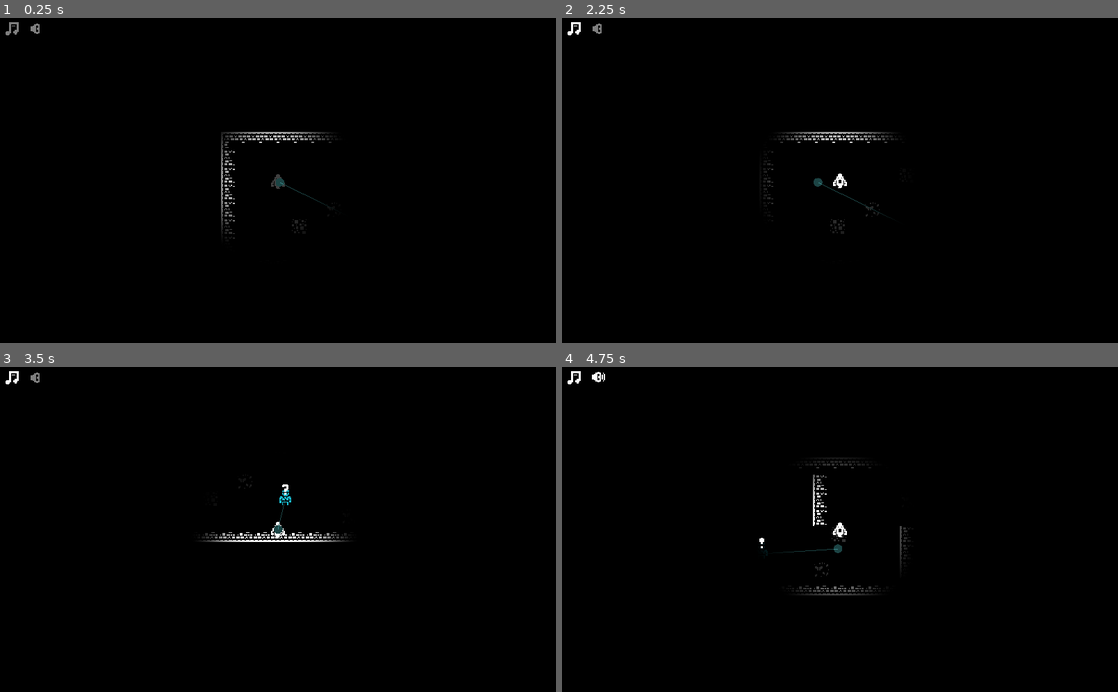
Above: before the commit, frames 1-4 (two rows, left to right).
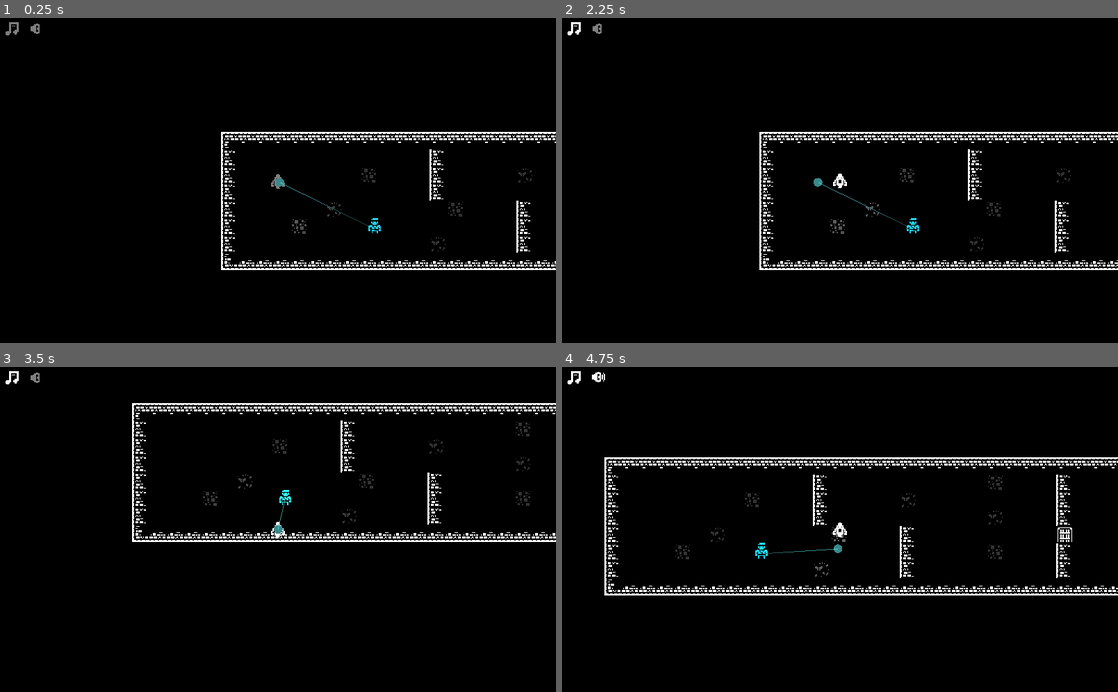
Above: after the commit, the same moments.

Repository: skarnl/miziziz-game-jam-2020
Game: Godot game, scene res://game/game.tscn
Same seed, same stepped clock (60 frames per second), same inputs: the game is played once before the commit and once after it. Sound files missing from this copy of the repository are replaced by a short silence.
Inputs (mouse positions are in pixels of both pictures, inside the frame that each line leads up to):
- Up to frame 1 (0.25 s): no input
- Up to frame 2 (2.25 s): click (600, 31) at 0.5 s; click (573, 31) at 1.25 s; tap Enter at 2 s; hold Right (ui_right) from 2.03 s (still down); hold Space (attack) from 2.03 s (still down)
- Up to frame 3 (3.5 s): release Right (ui_right) at 2.78 s; release Space (attack) at 2.78 s; hold Down (ui_down) from 2.78 s (still down); tap E (possess) at 2.85 s
- Up to frame 4 (4.75 s): release Down (ui_down) at 3.53 s; hold Right (ui_right) 3.53-4.28 s; hold Space (attack) 3.53-4.28 s; hold Up (ui_up) from 4.28 s (still down); tap E (possess) at 4.35 s

The runs differ from the first frame. In frame 1, 2.6% of the frame differs, in the area x 39-100%, y 35-78%; in frame 2, 2.7%; in frame 3, 3.0%; in frame 4, 3.8%, in the area x 7-100%, y 27-71%.
Error after the commit: Parse Error: The identifier "AlertManager" isn't declared in the current scope. (res://game/game.gd:14)

Commit message:
changes

Diff:
--- a/game/game.tscn
+++ b/game/game.tscn
@@ -6,6 +6,7 @@
 [ext_resource path="res://entities/enemies/human/human.tscn" type="PackedScene" id=4]
 [ext_resource path="res://walls.tres" type="TileSet" id=5]
 [ext_resource path="res://doors.tres" type="TileSet" id=6]
+[ext_resource path="res://game/lights.gd" type="Script" id=9]
 
 [node name="Game" type="Node2D"]
 script = ExtResource( 2 )
@@ -109,3 +110,8 @@
 __meta__ = {
 "_edit_use_anchors_": false
 }
+
+[node name="Lights" type="Node2D" parent="."]
+script = ExtResource( 9 )
+
+[node name="Alerts" type="Node2D" parent="."]
--- a/project.godot
+++ b/project.godot
@@ -29,8 +29,6 @@
 Game="*res://global/game.gd"
 BackgroundMusic="*res://global/background-music.tscn"
 Audioplayer="*res://global/audioplayer.tscn"
-LightManager="*res://global/object_managers/LightManager.tscn"
-AlertManager="*res://global/object_managers/AlertManager.tscn"
 
 [display]
 
Not shown: 1 places in game/game.tscn that only renumber resources
